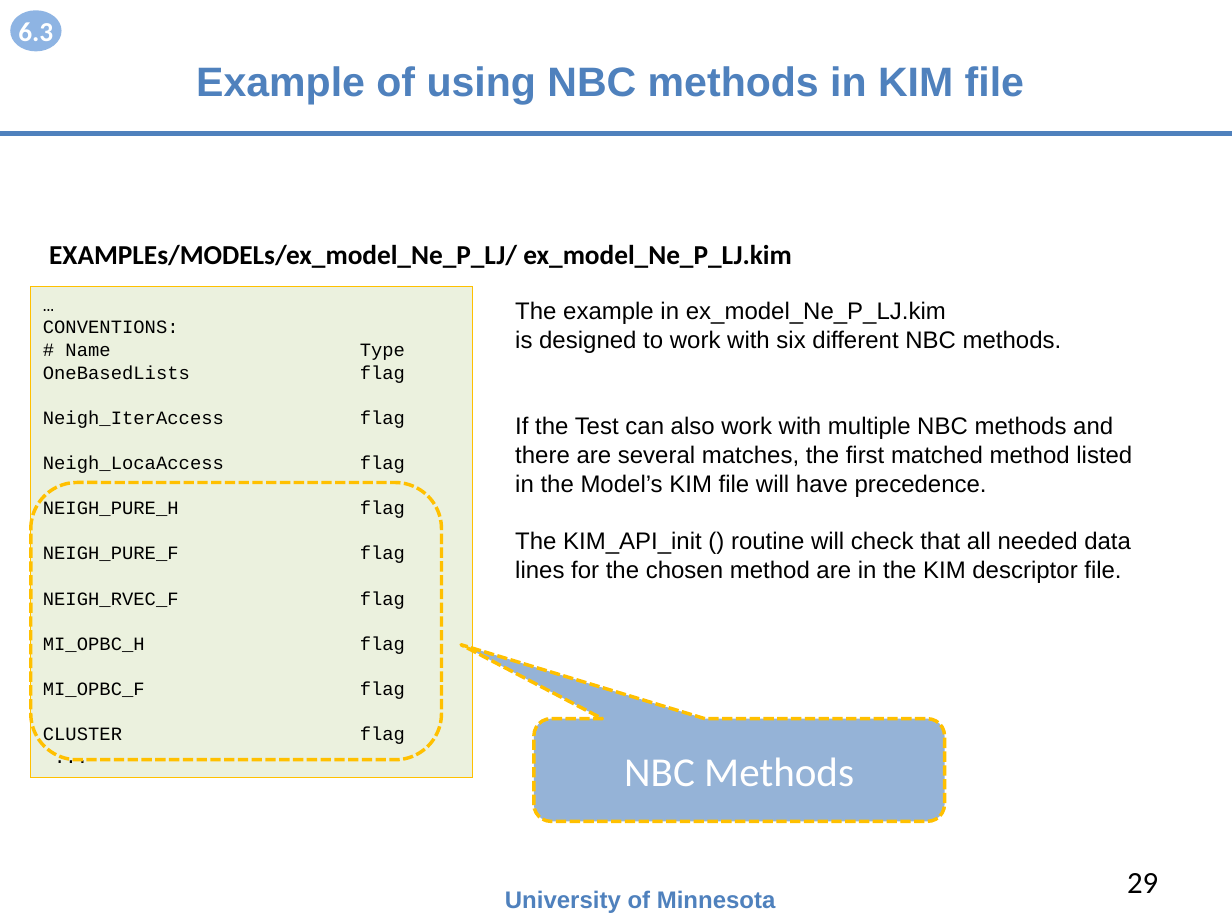
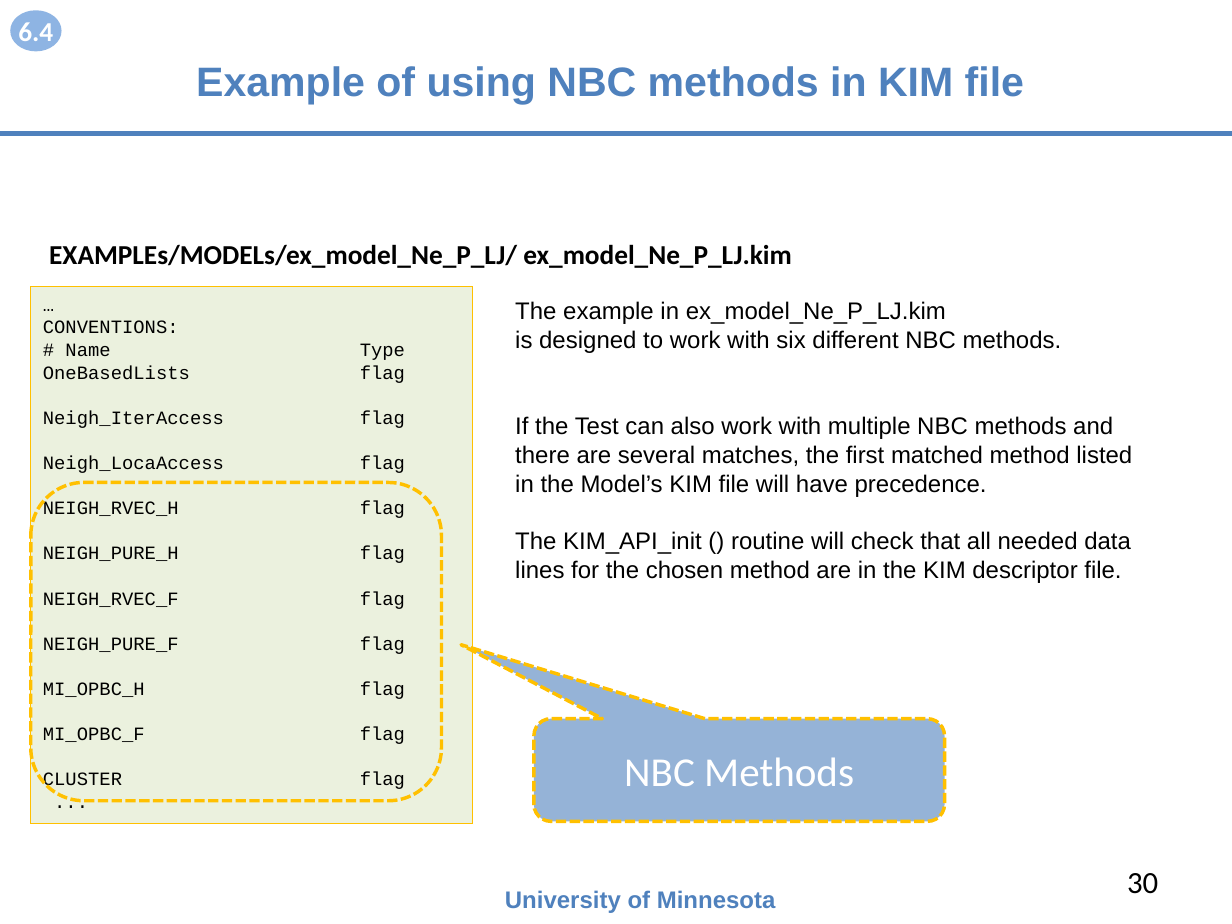
Before and after one commit to openkim/kim-api, a slide deck: slide 30 of DOCs/openkim-api-introduction.pptx (slide 29 before the commit). Drawn at 1232x924 pixels with LibreOffice and Linux fonts; fonts in the diff are those of the drawing. Boxes give left, top, right and bottom in pixels: in the first picture for what was removed or moved away, otherwise in the second. Text is boxed around its words. In the diff, an @@ line names an element or a change of style, - is before the commit and + after.

```diff
--- a/DOCs/openkim-api-introduction.pptx
+++ b/DOCs/openkim-api-introduction.pptx
@@ text in freeform shape at bbox=[18, 22, 53, 48]: text changed @@
-6.3
+6.4
@@ rectangle "…": place and size @@
-rectangle "…" at bbox=[31, 286, 472, 777]
+rectangle "…" at bbox=[31, 286, 472, 823]
@@ rounded rectangle: place and size @@
-rounded rectangle at bbox=[31, 483, 441, 760]
+rounded rectangle at bbox=[31, 483, 441, 801]
@@ text in rectangle at bbox=[43, 501, 405, 518]: paragraph added @@
+NEIGH_RVEC_H flag
@@ page number at bbox=[1127, 873, 1158, 894]: text changed @@
-29
+30
```
Also in this commit, not shown: 7 other slides changed, 1 slide added, 1 other file.
